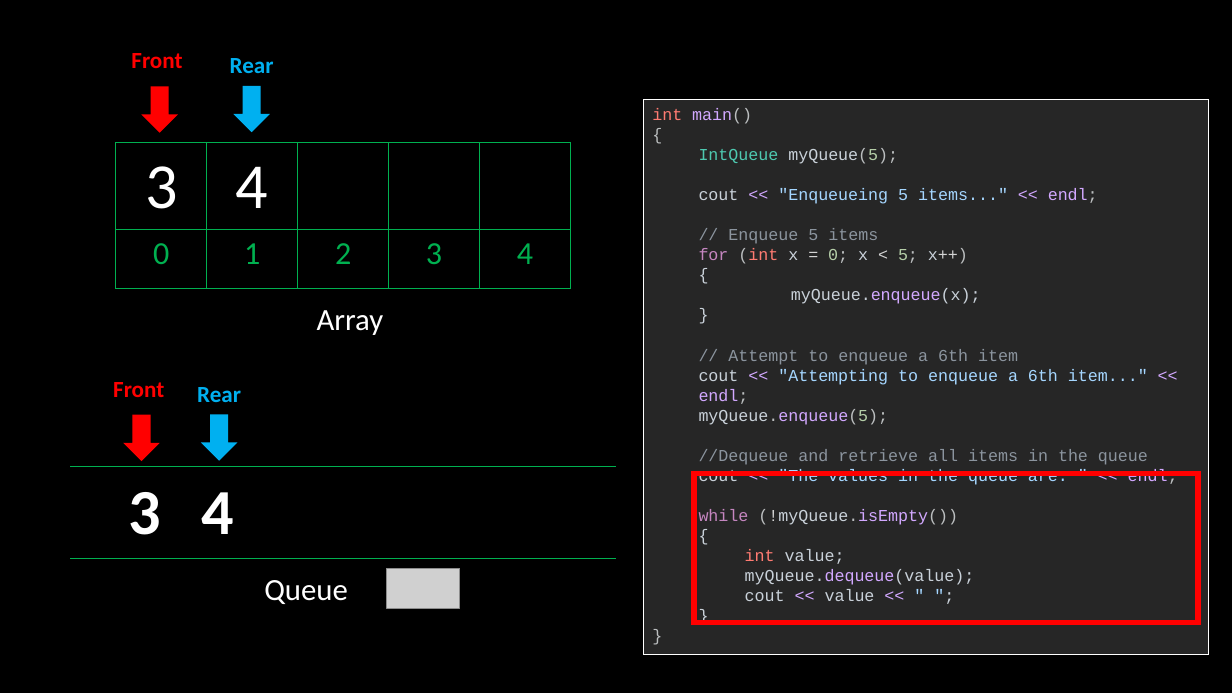
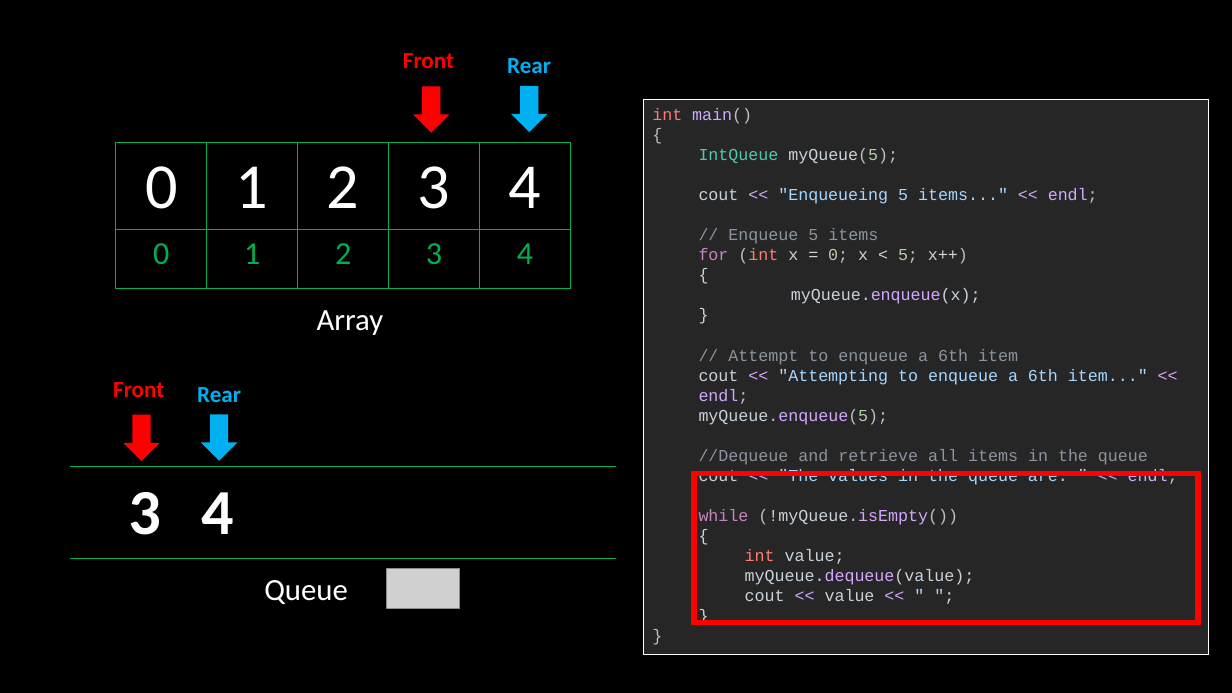
Before and after one commit to robitussin/CCS015, a slide deck: slide 45 of queue/Queue.pptx. Drawn at 1232x693 pixels with LibreOffice and Linux fonts; fonts in the diff are those of the drawing; grey boxes stand for pictures. Boxes give left, top, right and bottom in pixels: in the first picture for what was removed or moved away, otherwise in the second. Text is boxed around its words. In the diff, an @@ line names an element or a change of style, - is before the commit and + after.

```diff
--- a/queue/Queue.pptx
+++ b/queue/Queue.pptx
@@ table: place and size @@
-table at box(82, 43, 238, 79)
+table at box(354, 43, 509, 79)
@@ table: place and size @@
-table at box(174, 47, 329, 84)
+table at box(452, 47, 607, 84)
@@ left arrow: place and size @@
-left arrow at box(142, 86, 178, 133)
+left arrow at box(414, 86, 450, 133)
@@ left arrow: place and size @@
-left arrow at box(233, 85, 269, 132)
+left arrow at box(512, 85, 548, 132)
@@ table at box(116, 143, 568, 289) @@
-row 1: 3 | 4 |  |  | 
+row 2: 0 | 1 | 2 | 3 | 4
```
Also in this commit, not shown: 4 other slides changed.
